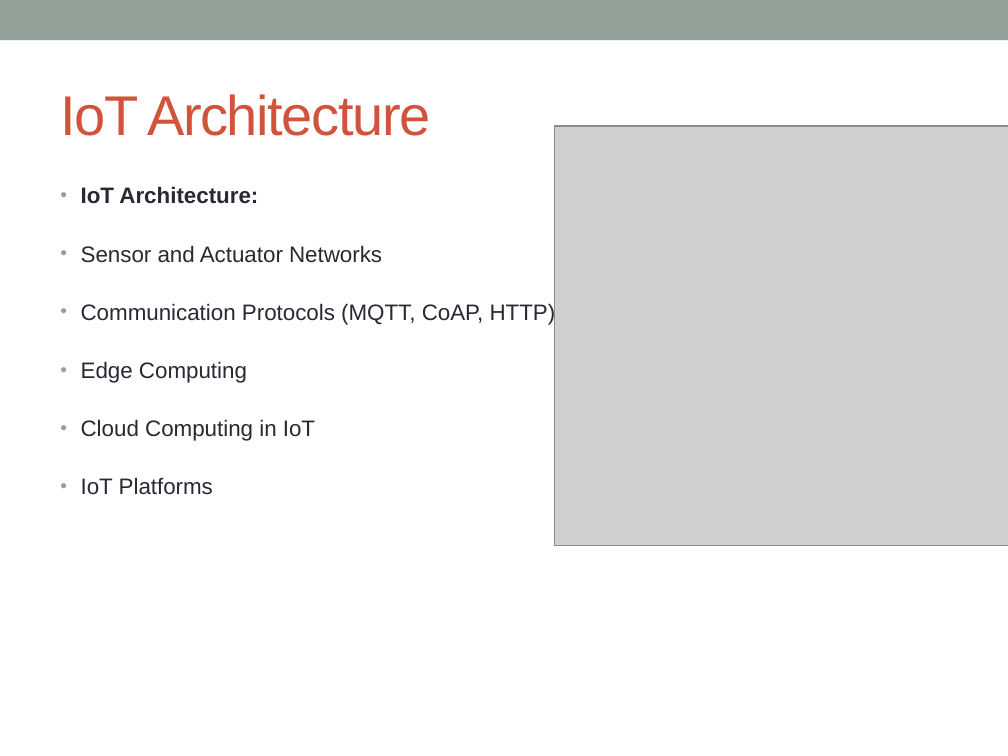
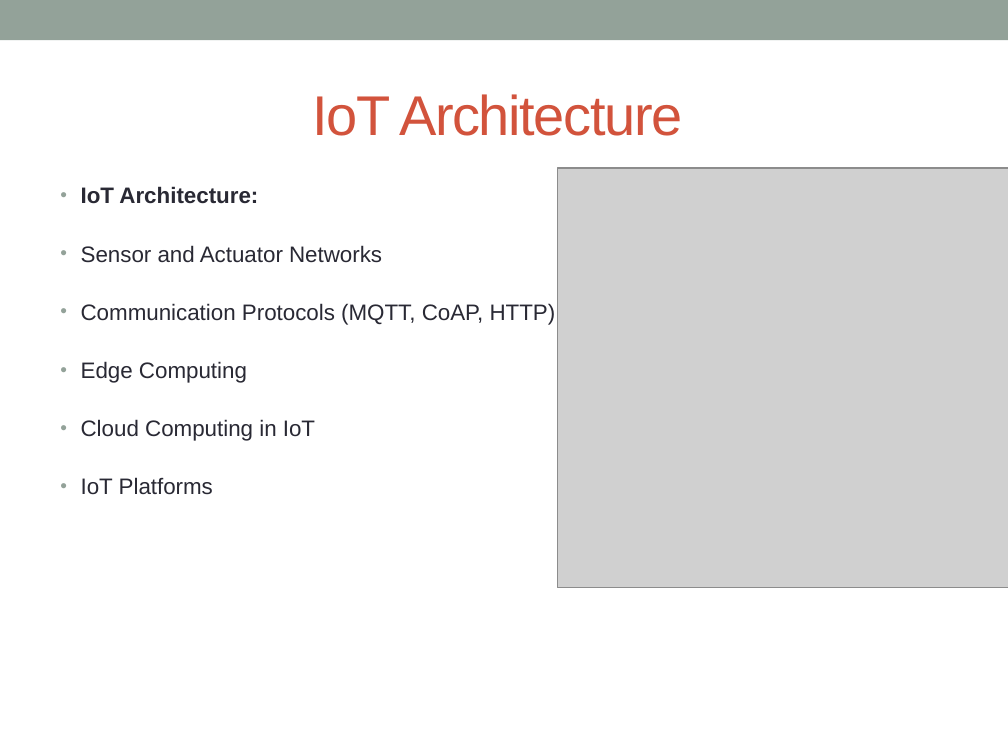
Before and after one commit to shivsalunke0503/iotworkshop, a slide deck: slide 8 of IoT.pptx (slide 7 before the commit). Drawn at 1008x756 pixels with LibreOffice and Linux fonts; fonts in the diff are those of the drawing; grey boxes stand for pictures. Boxes give left, top, right and bottom in pixels: in the first picture for what was removed or moved away, otherwise in the second. Text is boxed around its words. In the diff, an @@ line names an element or a change of style, - is before the commit and + after.

```diff
--- a/IoT.pptx
+++ b/IoT.pptx
@@ title "IoT Architecture": place and size @@
-title "IoT Architecture" at <box>60,94,430,136</box>
+title "IoT Architecture" at <box>312,94,682,136</box>
@@ picture: place and size @@
-picture at <box>554,126,1008,546</box>
+picture at <box>557,168,1008,589</box>
```
Also in this commit, not shown: 12 other slides changed, 1 slide added.
